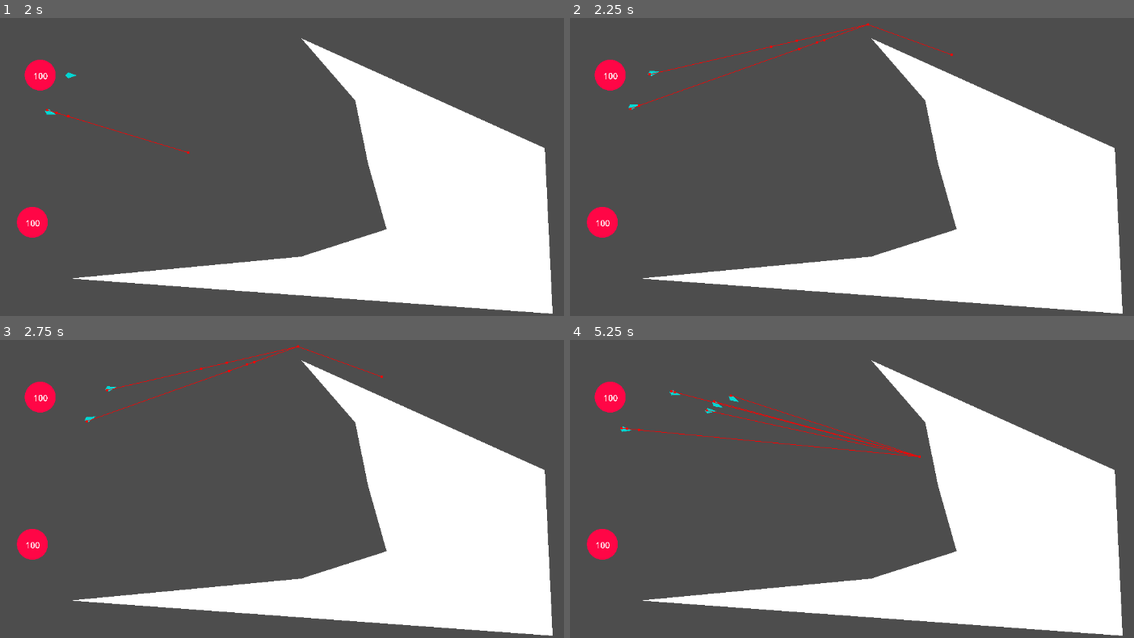
Above: before the commit, frames 1-4 (two rows, left to right).
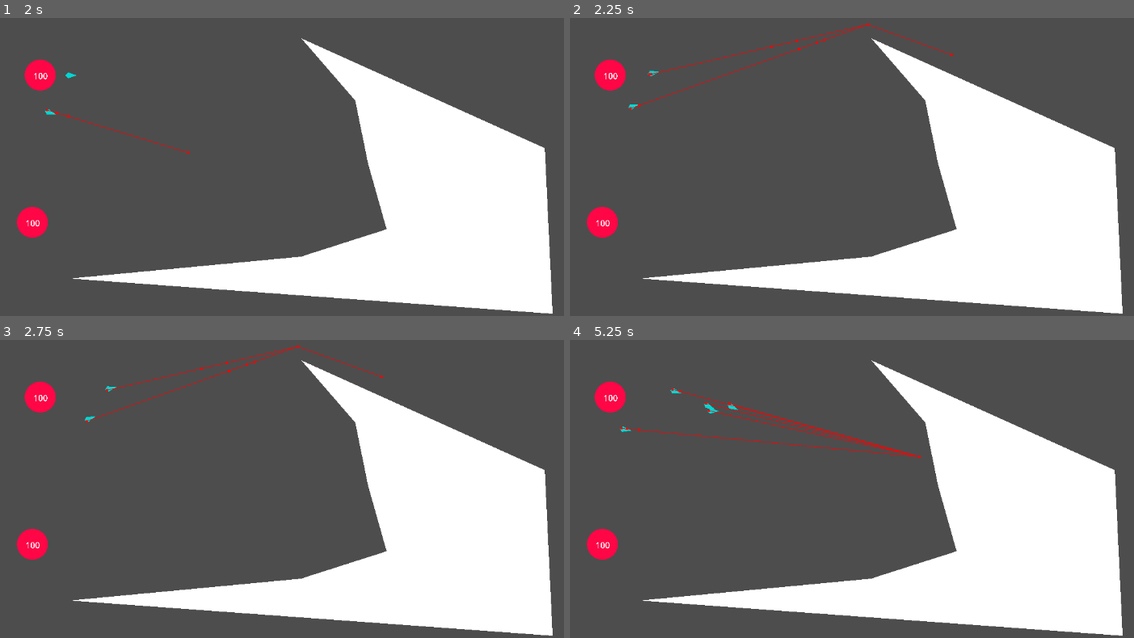
Above: after the commit, the same moments.

Repository: immortalbean/cluster
Game: Godot game, scene res://Scenes/game.tscn
Same seed, same stepped clock (60 frames per second), same inputs: the game is played once before the commit and once after it.
Inputs (mouse positions are in pixels of both pictures, inside the frame that each line leads up to):
- Up to frame 1 (2 s): tap Enter at 0.5 s; move the mouse to (456, 116) at 0.52 s; press the mouse at (456, 116) at 0.53 s; move the mouse to (186, 152) at 1.27 s; release the mouse at (186, 152) at 1.28 s; click (186, 152) at 1.35 s
- Up to frame 2 (2.25 s): tap Space at 2 s; move the mouse to (953, 53) at 2.02 s; press the mouse at (953, 53) at 2.03 s
- Up to frame 3 (2.75 s): no input
- Up to frame 4 (5.25 s): move the mouse to (857, 527) at 2.77 s; release the mouse at (857, 527) at 2.78 s; click (857, 527) at 2.85 s; move the mouse to (1083, 509) at 3.52 s; press the mouse at (1083, 509) at 3.53 s; move the mouse to (694, 402) at 4.27 s; release the mouse at (694, 402) at 4.28 s; click (694, 402) at 4.35 s; move the mouse to (919, 456) at 5.02 s; press the mouse at (919, 456) at 5.03 s

Frame 1 is identical in both runs. In frame 2, less than 0.1% of the frame differs, in the area x 10-46%, y 4-31%; in frame 3, less than 0.1%; in frame 4, 0.7%, in the area x 9-62%, y 16-40%.

Commit message:
Changed avoidance radius to 5 px

Diff:
--- a/Scenes/individual.tscn
+++ b/Scenes/individual.tscn
@@ -1,6 +1,6 @@
 [gd_scene load_steps=4 format=3 uid="uid://bqb4siqf3qp1j"]
 
-[ext_resource type="Script" uid="uid://dhrbuo6u1xmfs" path="res://Scripts/individual.gd" id="1_w8nqd"]
+[ext_resource type="Script" uid="uid://dhrbuo6u1xmfs" path="res://Scripts/individual/individual.gd" id="1_w8nqd"]
 [ext_resource type="Script" uid="uid://uc7lh46mw7mt" path="res://Scripts/individual/visual.gd" id="2_0b3us"]
 
 [sub_resource type="CircleShape2D" id="CircleShape2D_0b3us"]
@@ -22,6 +22,7 @@
 
 [node name="navigation" type="NavigationAgent2D" parent="."]
 avoidance_enabled = true
+radius = 5.0
 debug_enabled = true
 
 [connection signal="velocity_computed" from="navigation" to="." method="_on_navigation_agent_2d_velocity_computed"]
